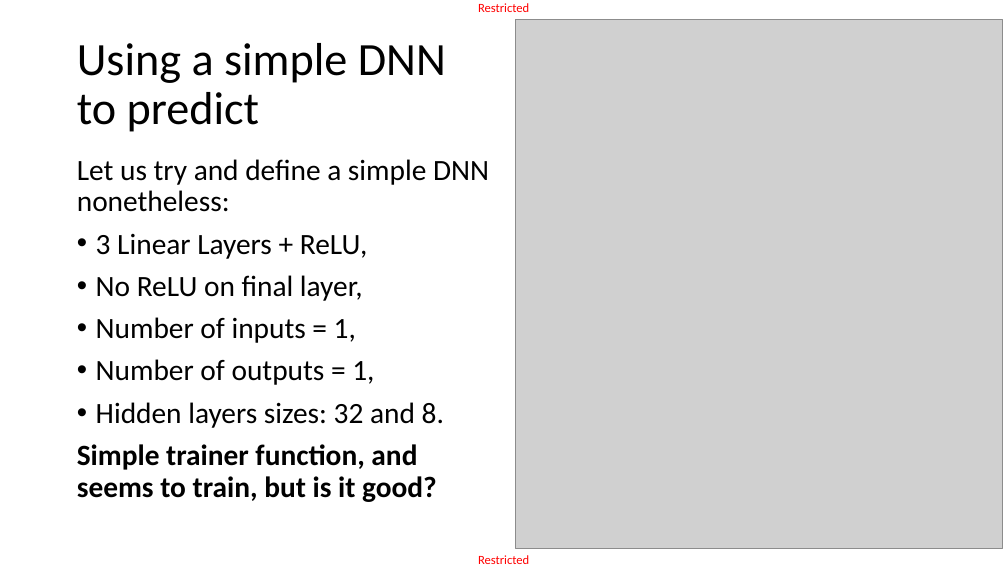
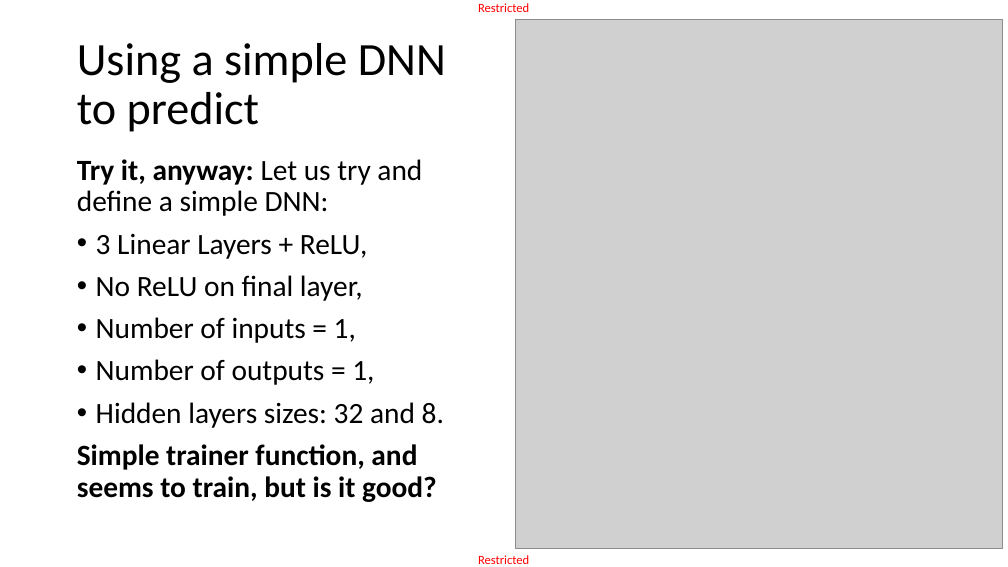
Before and after one commit to matthieudemari/SUTD_DL_50_039, a slide deck: slide 15 of W6/0. All/W6.pptx. Drawn at 1008x567 pixels with LibreOffice and Linux fonts; fonts in the diff are those of the drawing; grey boxes stand for pictures. Boxes give left, top, right and bottom in pixels: in the first picture for what was removed or moved away, otherwise in the second. Text is boxed around its words. In the diff, an @@ line names an element or a change of style, - is before the commit and + after.

```diff
--- a/W6/0. All/W6.pptx
+++ b/W6/0. All/W6.pptx
@@ text at <box>77,159,422,216</box>: text changed @@
-Let us try and define a simple DNN nonetheless:
+Try it, anyway: Let us try and define a simple DNN:
```
Also in this commit, not shown: 6 other slides changed, 17 slides added, 3 slides removed, 2 other files.
